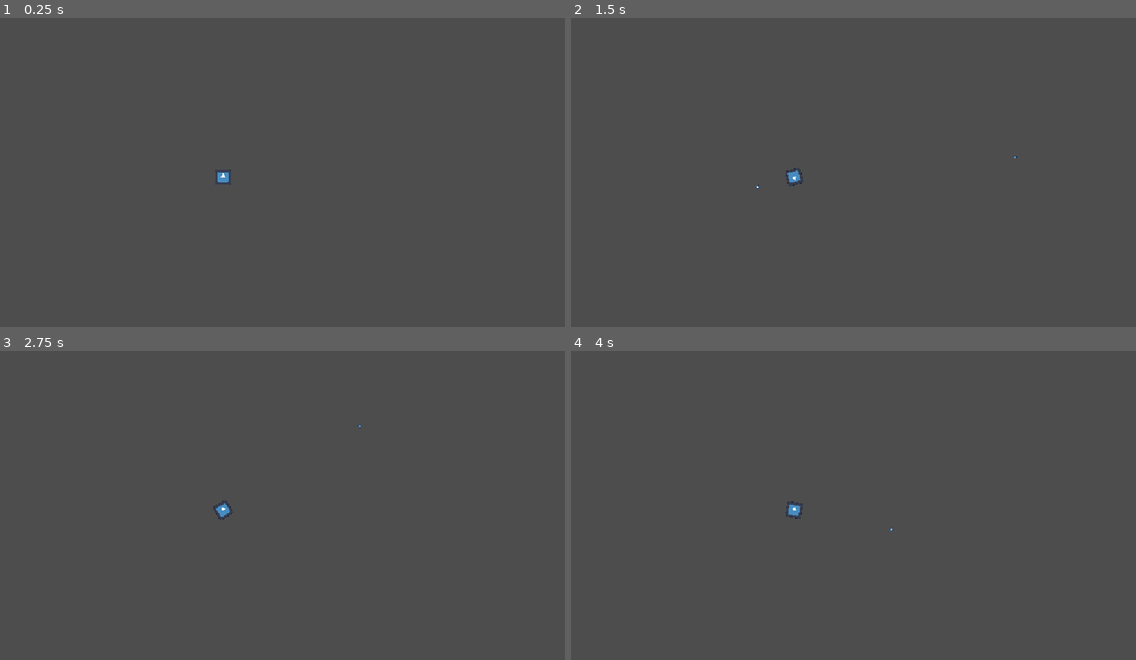
Above: before the commit, frames 1-4 (two rows, left to right).
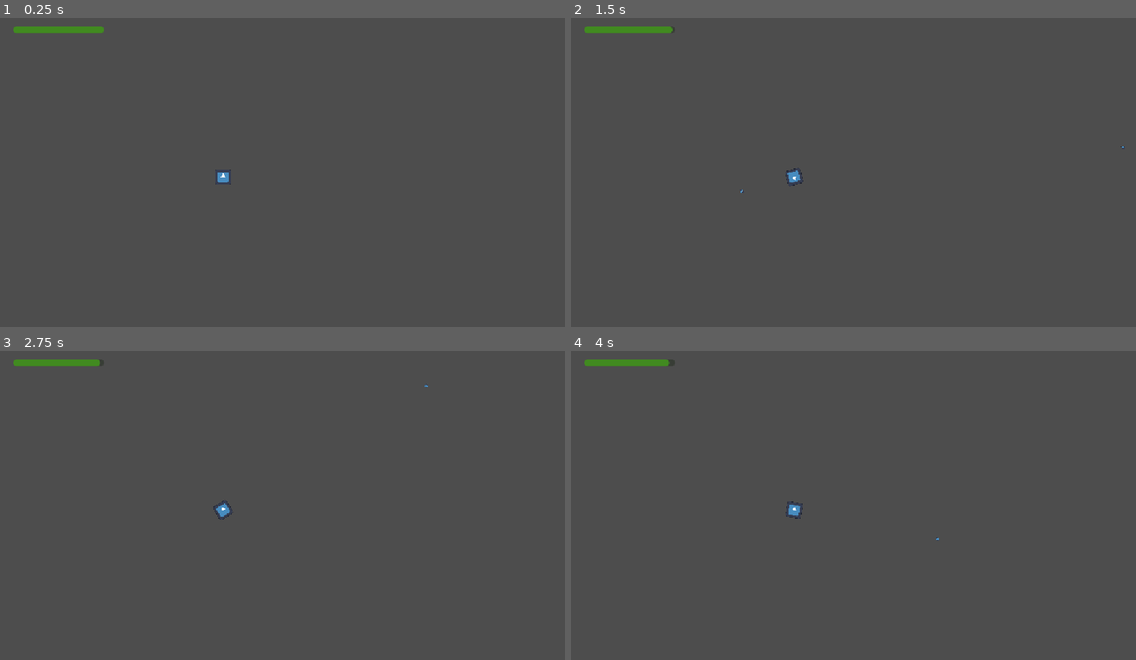
Above: after the commit, the same moments.

Repository: kamil-krecisz/TopDown-Shooting-Game
Game: Godot game, scene res://Scenes/Main.tscn
Two runs of this game, one before a commit and one after it. Both use one fixed random seed, a clock stepped at 60 frames per second and the inputs below. Before the commit the project starts from res://Main.tscn. The engine's default icon, where the game draws it, is replaced by a stand-in: a white triangle on a blue panel in a dark square.
Inputs (mouse positions are in pixels of both pictures, inside the frame that each line leads up to):
- Up to frame 1 (0.25 s): no input
- Up to frame 2 (1.5 s): tap Enter at 0.5 s; move the mouse to (977, 160) at 0.52 s; click (977, 160) at 0.6 s; tap Space at 1.25 s; move the mouse to (740, 191) at 1.27 s; hold Shift (Shift_down, bound only after the commit) from 1.28 s (still down); click (740, 191) at 1.35 s
- Up to frame 3 (2.75 s): tap Enter at 2 s; move the mouse to (339, 440) at 2.02 s; release Shift (Shift_down, bound only after the commit) at 2.03 s; click (339, 440) at 2.1 s
- Up to frame 4 (4 s): tap Space at 2.75 s; move the mouse to (825, 573) at 2.77 s; click (825, 573) at 2.85 s; tap Enter at 3.5 s; move the mouse to (1023, 558) at 3.52 s; hold Shift (Shift_down, bound only after the commit) from 3.53 s (still down); click (1023, 558) at 3.6 s

The runs differ from the first frame. In frame 1, 0.4% of the frame differs, in the area x 2-19%, y 2-6%; in frame 2, 0.4%, in the area x 2-98%, y 2-57%; in frame 3, 0.4%; in frame 4, 0.3%.

Commit message:
2nd commit - Added sprint and sprint bar

Diff:
--- a/Main.tscn
+++ /dev/null
@@ -1,13 +0,0 @@
-[gd_scene format=3 uid="uid://dcwwarg6dlx8e"]
-
-[ext_resource type="PackedScene" uid="uid://dq1gy3mrguy0p" path="res://player.tscn" id="1_glv2v"]
-[ext_resource type="Script" uid="uid://dfp45ljucdgnv" path="res://main.gd" id="1_uu6xs"]
-
-[node name="Main" type="Node2D" unique_id=1941816599]
-script = ExtResource("1_uu6xs")
-
-[node name="Player" parent="." unique_id=708830804 instance=ExtResource("1_glv2v")]
-position = Vector2(455, 326)
-
-[node name="Muzzle" type="Node2D" parent="Player" unique_id=1131494565]
-position = Vector2(19, 0)
--- /dev/null
+++ b/Scenes/Main.tscn
@@ -0,0 +1,26 @@
+[gd_scene format=3 uid="uid://dcwwarg6dlx8e"]
+
+[ext_resource type="Script" uid="uid://dfp45ljucdgnv" path="res://Scripts/main.gd" id="1_kln2b"]
+[ext_resource type="PackedScene" uid="uid://dq1gy3mrguy0p" path="res://Scenes/player.tscn" id="2_rgh2o"]
+[ext_resource type="Script" uid="uid://bu7l6j82yy1hk" path="res://Scripts/stamina_bar.gd" id="3_pbw6q"]
+
+[node name="Main" type="Node2D" unique_id=1941816599]
+script = ExtResource("1_kln2b")
+
+[node name="Player" parent="." unique_id=708830804 instance=ExtResource("2_rgh2o")]
+position = Vector2(455, 326)
+
+[node name="Muzzle" type="Node2D" parent="Player" unique_id=1131494565]
+position = Vector2(23, 0)
+
+[node name="StaminaBar" type="ProgressBar" parent="." unique_id=554828100]
+modulate = Color(0.31088153, 0.99537, 0, 1)
+offset_left = 27.0
+offset_top = 19.0
+offset_right = 212.0
+offset_bottom = 32.0
+value = 50.0
+show_percentage = false
+script = ExtResource("3_pbw6q")
+
+[connection signal="stamina_change" from="Player" to="StaminaBar" method="_on_player_stamina_change"]
--- a/bullet.tscn
+++ b/Scenes/bullet.tscn
@@ -1,18 +1,18 @@
 [gd_scene format=3 uid="uid://caagganw5wj61"]
 
-[ext_resource type="Texture2D" uid="uid://ckoj3k8l55nqe" path="res://icon.svg" id="1_v7oki"]
-[ext_resource type="Script" uid="uid://sjb3wwp86gwf" path="res://bullet.gd" id="1_v8qja"]
+[ext_resource type="Script" uid="uid://sjb3wwp86gwf" path="res://Scripts/bullet.gd" id="1_oduel"]
+[ext_resource type="Texture2D" uid="uid://ckoj3k8l55nqe" path="res://icon.svg" id="2_ycag2"]
 
 [sub_resource type="CapsuleShape2D" id="CapsuleShape2D_mayyj"]
 radius = 2.0
 height = 6.0
 
 [node name="CharacterBody2D" type="CharacterBody2D" unique_id=157301056]
-script = ExtResource("1_v8qja")
+script = ExtResource("1_oduel")
 
 [node name="Sprite2D" type="Sprite2D" parent="." unique_id=1605102798]
 scale = Vector2(0.05, 0.05)
-texture = ExtResource("1_v7oki")
+texture = ExtResource("2_ycag2")
 
 [node name="CollisionShape2D" type="CollisionShape2D" parent="." unique_id=513764556]
 shape = SubResource("CapsuleShape2D_mayyj")
--- a/player.tscn
+++ b/Scenes/player.tscn
@@ -1,17 +1,17 @@
 [gd_scene format=3 uid="uid://dq1gy3mrguy0p"]
 
-[ext_resource type="Texture2D" uid="uid://ckoj3k8l55nqe" path="res://icon.svg" id="1_4flbx"]
-[ext_resource type="Script" uid="uid://cv3oqsd8a5062" path="res://player.gd" id="1_onrkg"]
+[ext_resource type="Script" uid="uid://cv3oqsd8a5062" path="res://Scripts/player.gd" id="1_cvnsp"]
+[ext_resource type="Texture2D" uid="uid://ckoj3k8l55nqe" path="res://icon.svg" id="2_6t5aa"]
 
 [sub_resource type="CircleShape2D" id="CircleShape2D_fu8ta"]
 radius = 16.124516
 
 [node name="CharacterBody2D" type="CharacterBody2D" unique_id=1170544757]
-script = ExtResource("1_onrkg")
+script = ExtResource("1_cvnsp")
 
 [node name="Sprite2D" type="Sprite2D" parent="." unique_id=510316286]
 scale = Vector2(0.25, 0.25)
-texture = ExtResource("1_4flbx")
+texture = ExtResource("2_6t5aa")
 
 [node name="CollisionShape2D" type="CollisionShape2D" parent="." unique_id=429792772]
 shape = SubResource("CircleShape2D_fu8ta")
--- a/bullet.gd
+++ b/Scripts/bullet.gd
@@ -1,6 +1,6 @@
 extends CharacterBody2D
 
-var speed = 500.0
+var speed = 750.0
 
 func start(_position, _rotation):
 	position = _position
--- a/player.gd
+++ b/Scripts/player.gd
@@ -2,22 +2,45 @@
 
 
 
-var Bullet = preload("res://bullet.tscn")
+var Bullet = preload("res://Scenes/bullet.tscn")
 var mouse_position: Vector2
 @export var speed = 20000.0
+
+@export var stamina = 100.0
+var sprint_value = 1
+var can_sprint = true
+signal stamina_change(new_stamina_value)
+@export var stamina_bar_max = 100
+
 @export var deceleration = 25.0
 var character_direction: Vector2
 var b
 
 func _physics_process(delta):
+
 	mouse_position = get_global_mouse_position() - global_position
 	rotation = mouse_position.angle()
 	character_direction.y = Input.get_axis("W_down","S_down")
 	character_direction.x = Input.get_axis("A_down","D_down")
 	character_direction = character_direction.normalized()
 
+	if Input.is_action_pressed("Shift_down") and can_sprint == true:
+		stamina -= 15 * delta
+		sprint_value = 1.75
+		if stamina <= 0.5:
+			sprint_value = 1
+			can_sprint = false
+	else:
+		sprint_value = 1
+		stamina += 10 * delta
+		if stamina >= 15:
+			can_sprint = true
+
+	stamina = clampf(stamina, 0, stamina_bar_max)
+	stamina_change.emit(stamina)
 	if character_direction != Vector2.ZERO:
-		velocity = character_direction * speed * delta
+		velocity = character_direction * speed * delta * sprint_value
+
 	if Input.is_action_just_pressed("left_down"): #SHOOTING
 		b = Bullet.instantiate()
 		get_tree().root.add_child(b)
--- /dev/null
+++ b/Scripts/stamina_bar.gd
@@ -0,0 +1,5 @@
+extends ProgressBar
+
+
+func _on_player_stamina_change(new_stamina_value):
+	value = new_stamina_value
--- a/project.godot
+++ b/project.godot
@@ -47,6 +47,11 @@
 "events": [Object(InputEventMouseButton,"resource_local_to_scene":false,"resource_name":"","device":-1,"window_id":0,"a …(253 unchanged characters)…
 ]
 }
+Shift_down={
+"deadzone": 0.2,
+"events": [Object(InputEventKey,"resource_local_to_scene":false,"resource_name":"","device":-1,"window_id":0,"alt_pressed":false,"shift_pressed":false,"ctrl_pressed":false,"meta_pressed":false,"pressed":false,"keycode":0,"physical_keycode":4194325,"key_label":0,"unicode":0,"location":0,"echo":false,"script":null)
+]
+}
 
 [physics]
 
Renamed: bullet.gd.uid -> Scripts/bullet.gd.uid
Renamed: main.gd -> Scripts/main.gd
Renamed: main.gd.uid -> Scripts/main.gd.uid
Renamed: player.gd.uid -> Scripts/player.gd.uid
Not shown, added: Scripts/stamina_bar.gd.uid
Not shown, added: Main.tscn4243191506.tmp
